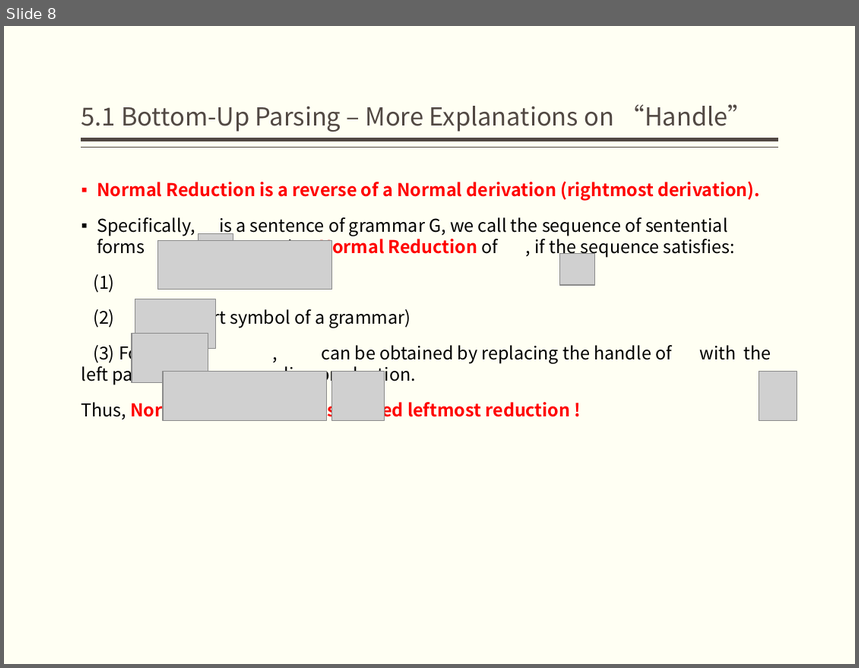
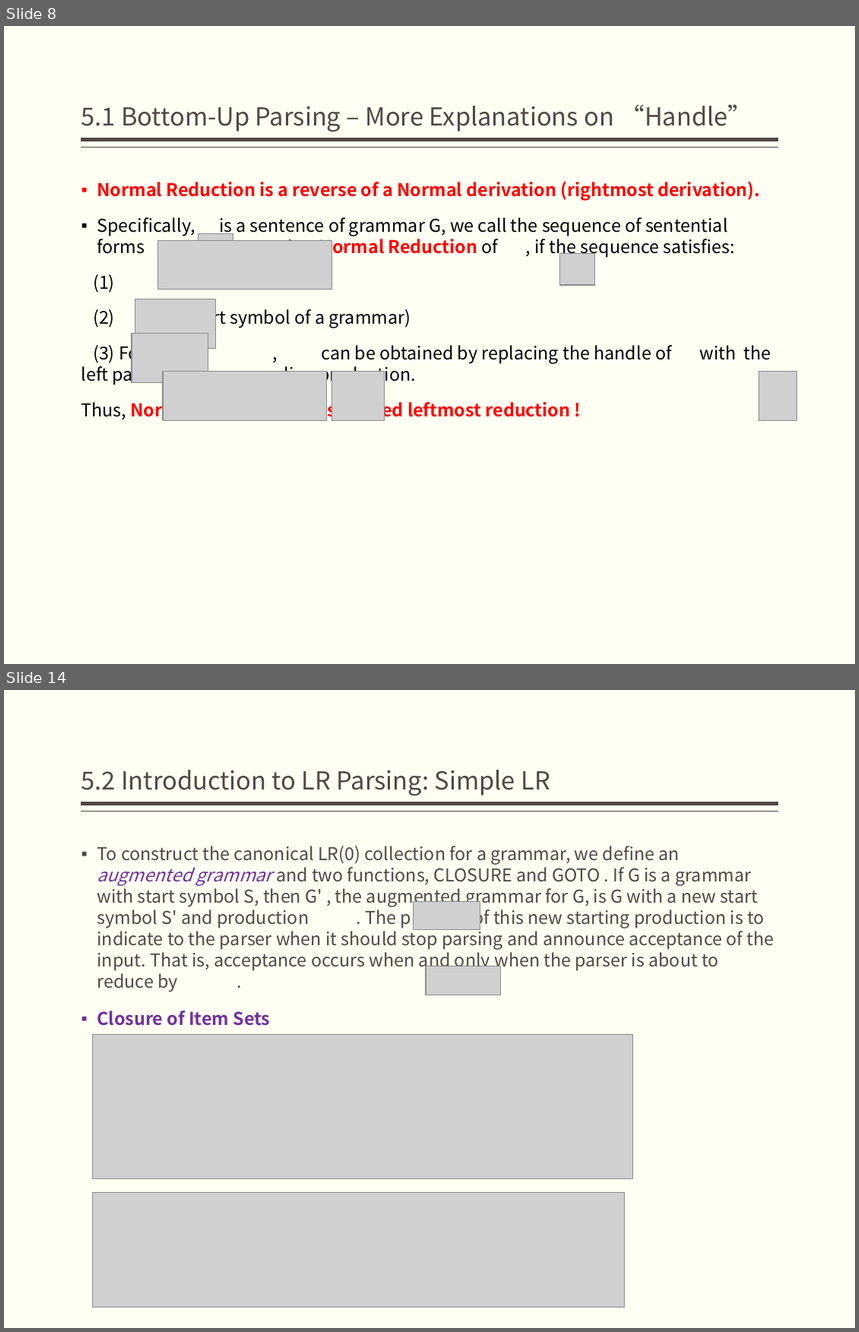
Before and after one commit to bonkboykz/jz81.github.io, a slide deck: course/compiler/LectureNotes/(Spring2017)Lecture5.pptx. Shown one above the other, each under a label of ours: slide 8 before the commit, slides 8 and 14 after it; the slides between them are not shown. The pictures are 859x668 and 859x1332 pixels, drawn with LibreOffice and Linux fonts; fonts in the diff are those of the drawing; grey boxes stand for pictures. Boxes give left, top, right and bottom in pixels: in the first picture for what was removed or moved away, otherwise in the second. Text is boxed around its words. In the diff, an @@ line names an element or a change of style, - is before the commit and + after.

```diff
--- a/course/compiler/LectureNotes/(Spring2017)Lecture5.pptx
+++ b/course/compiler/LectureNotes/(Spring2017)Lecture5.pptx
@@ slide 14 added at [4, 690, 855, 1328], background #FFFFF3; not listed: 2 template elements that a slide beside it also shows @@
@@ title added at [82, 770, 550, 796], 21 pt, text #514843 @@
+5.2 Introduction to LR Parsing: Simple LR
@@ text added at [97, 846, 775, 1026], 15 pt, text #514843 @@
+▪ To construct the canonical LR(0) collection for a grammar, we define an augmented grammar and two functions, CLOSURE and GOTO . If G is a grammar with start symbol S, then G' , the augmented grammar for G, is G with a new start symbol S' and production . The purpose of this new starting production is to indicate to the parser when it should stop parsing and announce acceptance of the input. That is, acceptance occurs when and only when the parser is about to reduce by .
+▪ Closure of Item Sets
@@ picture added at [414, 901, 481, 929] @@
@@ picture added at [427, 967, 501, 995] @@
@@ picture added at [92, 1035, 633, 1179] @@
@@ picture added at [92, 1193, 624, 1307] @@
```
Also in this commit, not shown: 1 slide changed, 23 other slides added.
